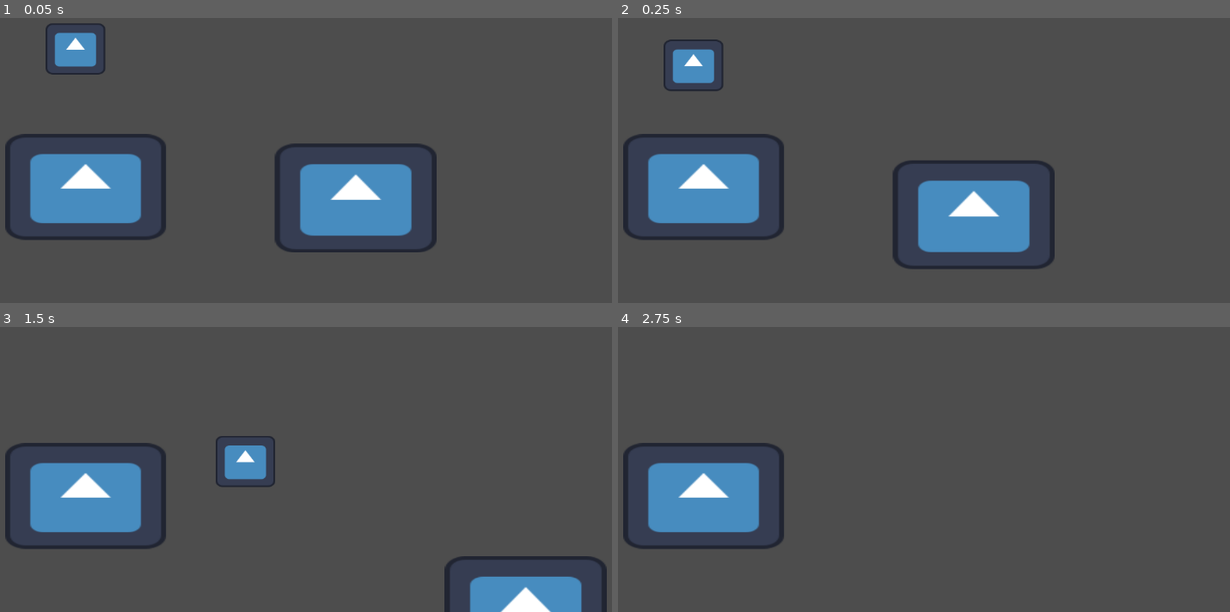
Above: before the commit, frames 1-4 (two rows, left to right).
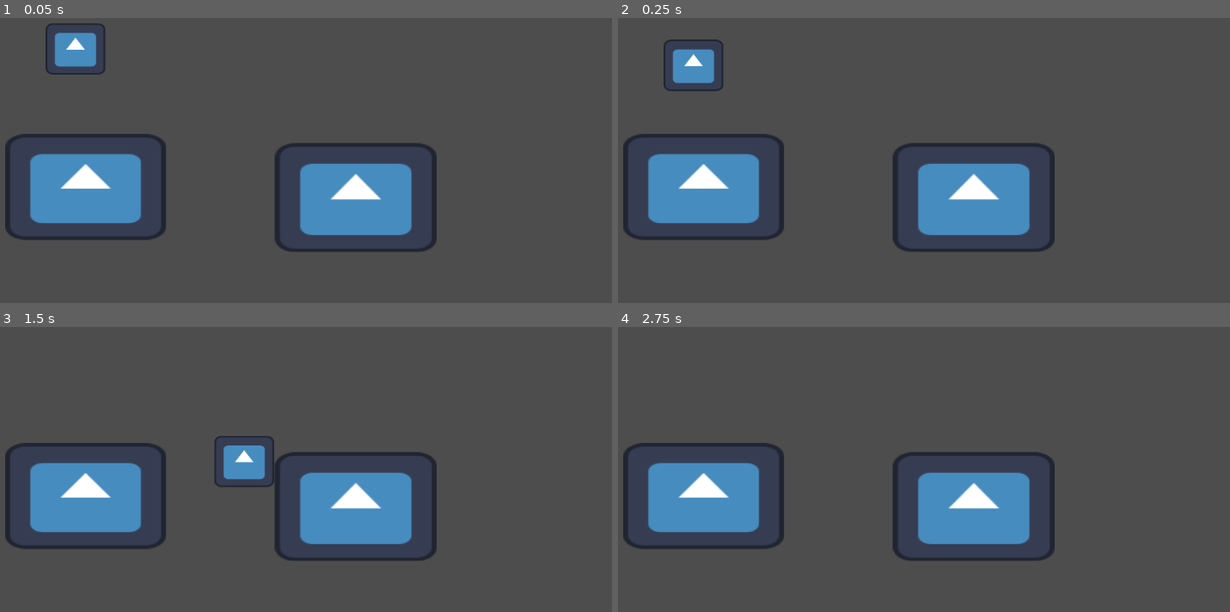
Above: after the commit, the same moments.

Repository: TalesMarc/AngelaCultoRepository
Game: Godot game, scene res://node_2d.tscn
Two runs of this game, one before a commit and one after it. Both use one fixed random seed, a clock stepped at 60 frames per second and the inputs below. The engine's default icon, where the game draws it, is replaced by a stand-in: a white triangle on a blue panel in a dark square.
Inputs:
- Up to frame 1 (0.05 s): no input
- Up to frame 2 (0.25 s): no input
- Up to frame 3 (1.5 s): tap Enter (ui_accept) at 0.5, 0.77 s; hold Right (ui_right) from 0.53 s (still down)
- Up to frame 4 (2.75 s): tap Enter (ui_accept) at 1.52 s; release Right (ui_right) at 2.03 s; hold Left (ui_left) from 2.03 s (still down)

The runs differ from the first frame. In frame 1, 0.3% of the frame differs, in the area x 47-69%, y 50-83%; in frame 2, 4.2%; in frame 3, 9.1%, in the area x 34-100%, y 38-100%; in frame 4, 5.9%.

Commit message:
Atualização automática do projeto

Diff:
--- a/node_2d.tscn
+++ b/node_2d.tscn
@@ -3,16 +3,29 @@
 [ext_resource type="Script" uid="uid://dvklttj08ocbb" path="res://character_body_2d_2.gd" id="1_0e48y"]
 [ext_resource type="Texture2D" uid="uid://bbbvodg33g4qc" path="res://icon.svg" id="1_wtcfe"]
 
+[sub_resource type="RectangleShape2D" id="RectangleShape2D_0hol4"]
+size = Vector2(128.236, 125.902)
+
 [sub_resource type="RectangleShape2D" id="RectangleShape2D_epypp"]
 size = Vector2(100, 87.5)
-
-[sub_resource type="RectangleShape2D" id="RectangleShape2D_0hol4"]
-size = Vector2(128.236, 125.902)
 
 [sub_resource type="RectangleShape2D" id="RectangleShape2D_q6r6c"]
 size = Vector2(126.837, 124.515)
 
 [node name="Node2D" type="Node2D"]
+
+[node name="StaticBody2D2" type="StaticBody2D" parent="."]
+position = Vector2(-4, 3)
+
+[node name="Sprite2D3" type="Sprite2D" parent="StaticBody2D2"]
+position = Vector2(716.25, 468)
+scale = Vector2(2.12109, 1.42969)
+texture = ExtResource("1_wtcfe")
+
+[node name="CollisionShape2D" type="CollisionShape2D" parent="StaticBody2D2"]
+position = Vector2(716, 468)
+scale = Vector2(2.12109, 1.42969)
+shape = SubResource("RectangleShape2D_0hol4")
 
 [node name="CharacterBody2D2" type="CharacterBody2D" parent="."]
 position = Vector2(-4, 3)
@@ -27,18 +40,6 @@
 position = Vector2(247, 217.25)
 shape = SubResource("RectangleShape2D_epypp")
 
-[node name="StaticBody2D" type="StaticBody2D" parent="CharacterBody2D2"]
-
-[node name="Sprite2D3" type="Sprite2D" parent="CharacterBody2D2/StaticBody2D"]
-position = Vector2(716.25, 468)
-scale = Vector2(2.12109, 1.42969)
-texture = ExtResource("1_wtcfe")
-
-[node name="CollisionShape2D" type="CollisionShape2D" parent="CharacterBody2D2/StaticBody2D"]
-position = Vector2(716, 468)
-scale = Vector2(2.12109, 1.42969)
-shape = SubResource("RectangleShape2D_0hol4")
-
 [node name="StaticBody2D" type="StaticBody2D" parent="."]
 
 [node name="Sprite2D2" type="Sprite2D" parent="StaticBody2D"]
